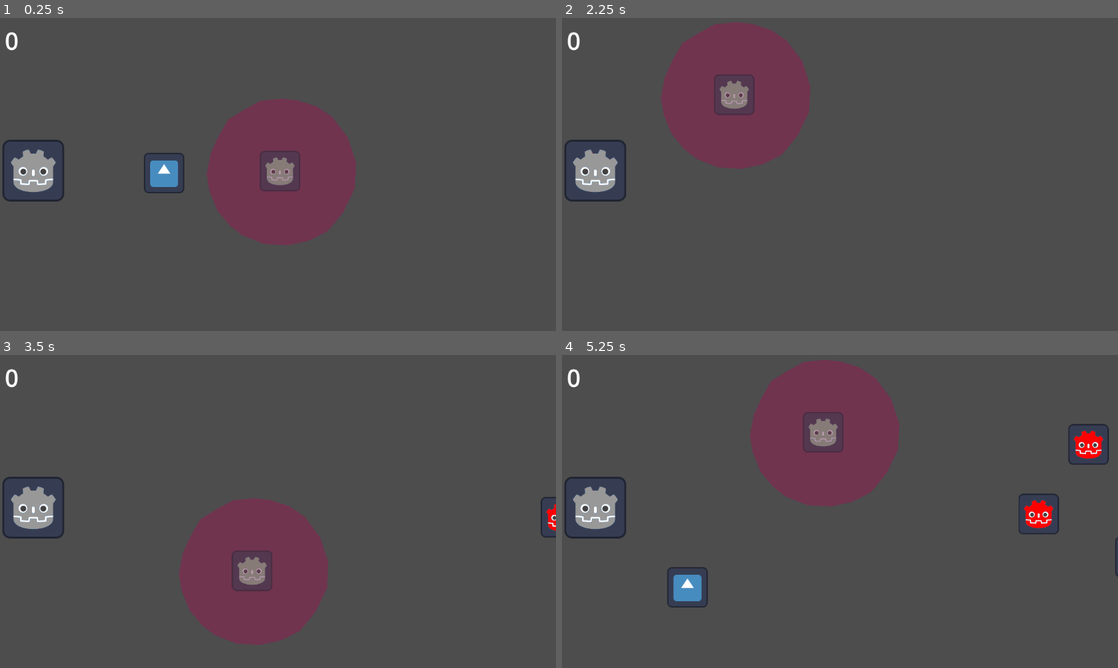
Above: before the commit, frames 1-4 (two rows, left to right).
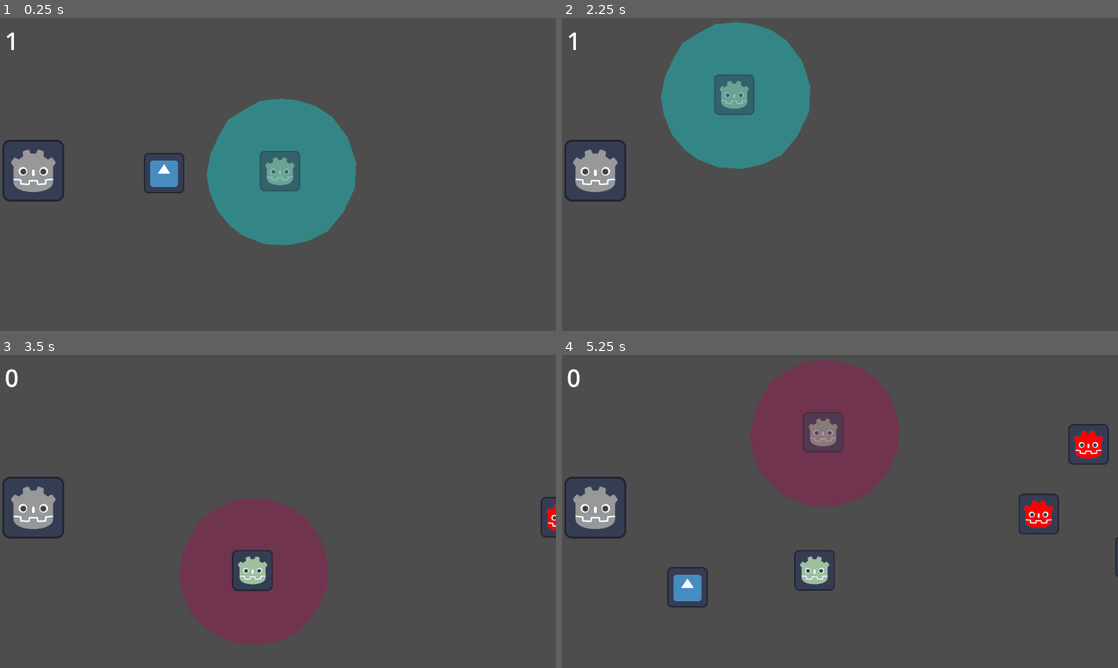
Above: after the commit, the same moments.

Repository: dbm19/test
Game: Godot game, scene res://scenes/game_screen.tscn
Same seed, same stepped clock (60 frames per second), same inputs: the game is played once before the commit and once after it. The engine's default icon, where the game draws it, is replaced by a stand-in: a white triangle on a blue panel in a dark square.
Inputs (mouse positions are in pixels of both pictures, inside the frame that each line leads up to):
- Up to frame 1 (0.25 s): no input
- Up to frame 2 (2.25 s): tap Enter at 0.5 s; move the mouse to (962, 158) at 0.52 s; hold D (go_right) 0.53-1.28 s; hold Shift (boost) 0.53-1.28 s; move the mouse to (728, 190) at 1.27 s; hold S (go_down) 1.28-2.03 s; tap Q (camera_pan_left) at 1.35 s; tap Space at 2 s; move the mouse to (734, 99) at 2.02 s; hold D (go_right) from 2.03 s (still down); tap E (camera_pan_right) at 2.1 s
- Up to frame 3 (3.5 s): tap Enter at 2.75 s; move the mouse to (250, 574) at 2.77 s; release D (go_right) at 2.78 s; hold W (go_up) from 2.78 s (still down); click (250, 574) at 2.85 s
- Up to frame 4 (5.25 s): move the mouse to (1006, 558) at 3.52 s; release W (go_up) at 3.53 s; hold Shift (boost) 3.53-4.28 s; hold A (go_left) 3.53-5.03 s; move the mouse to (673, 464) at 4.27 s; tap Q (camera_pan_left) at 4.35 s; tap Space at 5 s; move the mouse to (823, 436) at 5.02 s; hold S (go_down) from 5.03 s (still down); tap E (camera_pan_right) at 5.1 s

The runs differ from the first frame. In frame 1, 9.9% of the frame differs, in the area x 1-65%, y 4-73%; in frame 2, 9.9%; in frame 3, 0.9%; in frame 4, 0.5%.

Commit message:
Added shooting to mob but doesn't really work

Diff:
--- a/scenes/game_screen.tscn
+++ b/scenes/game_screen.tscn
@@ -54,7 +54,7 @@
 
 [node name="MobSpawnPathFollow" type="PathFollow2D" parent="MobSpawnPath"]
 position = Vector2(1434.4, 12.5571)
-rotation = 1.58501
+rotation = 1.58497
 
 [node name="MobSpawnTimer" type="Timer" parent="."]
 autostart = true
--- a/scenes/mob.tscn
+++ b/scenes/mob.tscn
@@ -6,8 +6,12 @@
 [sub_resource type="RectangleShape2D" id="RectangleShape2D_v8ctw"]
 size = Vector2(81.75, 84)
 
+[sub_resource type="CircleShape2D" id="CircleShape2D_cflkq"]
+radius = 113.864
+
 [node name="Mob" type="Area2D" groups=["mob"]]
 position = Vector2(195, 149)
+collision_layer = 2
 script = ExtResource("1_qfm4o")
 
 [node name="MobSprite" type="Sprite2D" parent="."]
@@ -19,4 +23,17 @@
 position = Vector2(-21.875, -22)
 shape = SubResource("RectangleShape2D_v8ctw")
 
+[node name="MobRangeArea" type="Area2D" parent="."]
+position = Vector2(-21, -21)
+
+[node name="MobRangeCollision" type="CollisionShape2D" parent="MobRangeArea"]
+position = Vector2(-1, -1)
+shape = SubResource("CircleShape2D_cflkq")
+
+[node name="ShootTimer" type="Timer" parent="."]
+wait_time = 0.5
+
 [connection signal="area_entered" from="." to="." method="_on_area_entered"]
+[connection signal="area_entered" from="MobRangeArea" to="." method="_on_mob_range_area_area_entered"]
+[connection signal="area_exited" from="MobRangeArea" to="." method="_on_mob_range_area_area_exited"]
+[connection signal="timeout" from="ShootTimer" to="." method="_on_shoot_timer_timeout"]
--- a/scenes/tower.tscn
+++ b/scenes/tower.tscn
@@ -10,8 +10,6 @@
 radius = 243.691
 
 [node name="Tower" type="Area2D"]
-collision_layer = 2
-collision_mask = 2
 script = ExtResource("1_gvy6s")
 
 [node name="TowerSprite" type="Sprite2D" parent="."]
@@ -32,6 +30,7 @@
 
 [node name="TowerRangeArea" type="Area2D" parent="."]
 position = Vector2(-1, 1)
+collision_mask = 2
 
 [node name="TowerRangeCollisionShape" type="CollisionShape2D" parent="TowerRangeArea"]
 position = Vector2(2, 2)
--- a/scripts/global.gd
+++ b/scripts/global.gd
@@ -3,6 +3,7 @@
 var building
 var mob_spawn
 var mob_position
+var tower_position
 
 var bullet_sound
 var mob_hit
@@ -12,7 +13,7 @@
 var tower_placement
 
 var current_screen
-var ordnance_count = 0
+var ordnance_count = 1
 
 # Called when the node enters the scene tree for the first time.
 func _ready() -> void:
--- a/scripts/mob.gd
+++ b/scripts/mob.gd
@@ -5,9 +5,16 @@
 var hit_points = 2
 var mob_sprite
 
+var tower_array = []
+var tower_target
+var shoot_timer
+var bullet_scene = preload("res://scenes/bullet.tscn")
+var bullet_instance
+
 # Called when the node enters the scene tree for the first time.
 func _ready() -> void:
 	mob_sprite = get_node("MobSprite")
+	shoot_timer = get_node("ShootTimer")
 	Global.mob_spawn = true
 
 # Called every frame. 'delta' is the elapsed time since the previous frame.
@@ -29,3 +36,31 @@
 		mob_sprite.texture = load("res://art/mob_sprite.png")
 	elif area.is_in_group("building"):
 		self.queue_free()
+
+func _on_mob_range_area_area_entered(area: Area2D) -> void:
+	if area.is_in_group("towers"):
+		tower_array.append(area)
+		print(tower_array)
+		shoot_timer.start()
+
+func _on_mob_range_area_area_exited(area: Area2D) -> void:
+	if area.is_in_group("towers"):
+		tower_array.erase(area)
+
+func _on_shoot_timer_timeout() -> void:
+	tower_target = get_nearest_tower()
+	if tower_target:
+		Global.tower_position = tower_target.position
+	bullet_instance = bullet_scene.instantiate()
+	add_child(bullet_instance)
+
+func get_nearest_tower():
+	var nearest_tower = null
+	var distance = INF
+
+	for tower in tower_array:
+		if global_position.distance_to(tower.global_position) < distance:
+			distance = global_position.distance_to(tower.global_position)
+			nearest_tower = tower
+
+	return nearest_tower
--- a/scripts/tower.gd
+++ b/scripts/tower.gd
@@ -19,6 +19,7 @@
 	tower_collision = get_node("TowerCollisionShape")
 	tower_range_collision = get_node("TowerRange/TowerRangeArea/TowerRangeCollisionShape")
 	self.add_to_group("allied_structures")
+	self.add_to_group("towers")
 
 func _process(delta: float) -> void:
 	if enemy_array.is_empty():
Not shown: 1 places in scenes/mob.tscn that only renumber resources
